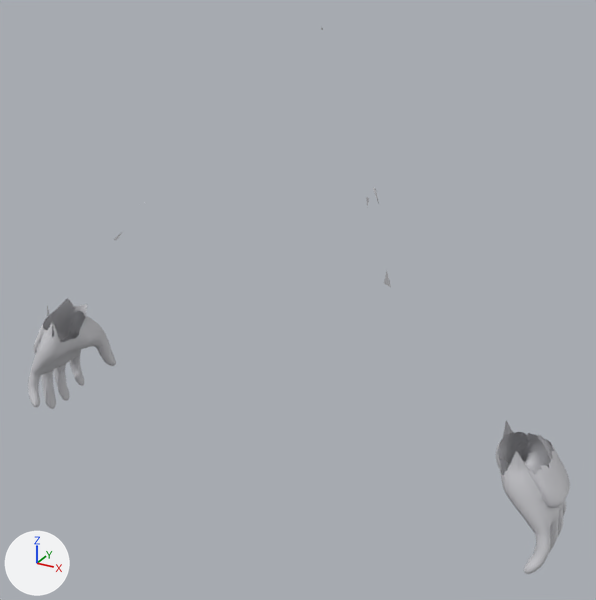
The glTF model public/v2-art/operator-kael-arms.glb, before and after one commit.
Camera for both pictures: a camera (50 mm lens) standing at (0.54, -1.089, 1.684) and looking at (-0.032, -0.047, 1.163). Lighting does not change. The marker at lower left points along +X, +Y and +Z. The picture after the commit comes second. Vertices at exactly the same position are counted once.

The first picture shows 'Kael_Source_Mesh'.
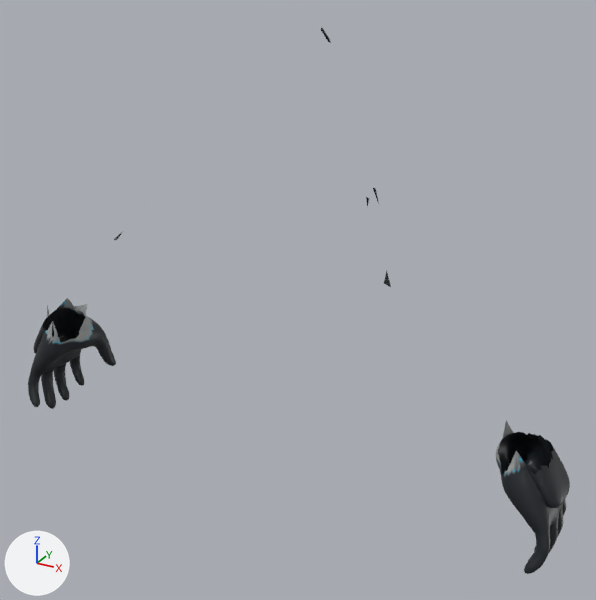
Diff of the bpy script that builds the scene:
```diff
--- a/public/v2-art/operator-kael-arms.glb.py
+++ b/public/v2-art/operator-kael-arms.glb.py
@@ img_kael_arms_orm @@
+img_kael_arms_orm = load_image('kael-arms-orm', '_unpacked/kael-arms-orm', 1024, 1024, 'Non-Color')
@@ img_kael_arms_basecolor @@
+img_kael_arms_basecolor = load_image('kael-arms-basecolor', '_unpacked/kael-arms-basecolor', 1024, 1024, 'sRGB')
@@ img_kael_arms_normal @@
+img_kael_arms_normal = load_image('kael-arms-normal', '_unpacked/kael-arms-normal', 1024, 1024, 'Non-Color')
@@ mat_kael_fp_arms_tactical @@
+mat_kael_fp_arms_tactical = bpy.data.materials.new('Kael_FP_Arms_Tactical')
+# uses the picture img_kael_arms_basecolor
+# uses the picture img_kael_arms_normal
+# uses the picture img_kael_arms_orm
@@ me_mesh_0 @@
 # used by ob_kael_source_mesh; location = (0.0, 0.0, 0.0)
 # verts and faces of me_mesh_0; kept vertices keep their numbers, new ones are numbered from 10246
 # before: 7948 (-0.004, -0.027, 1.567) at pixel (323, 30), 7949 (-0.003, -0.034, 1.572) at pixel (321, 27), 7950 (-0.001, -0.042, 1.569) at pixel (320, 29)
-me_mesh_0.from_pydata(...)  # 10246 vertices, 19720 faces; spans x -0.599..0.41, y -0.161..0.034, z 0.827..1.572
+me_mesh_0.from_pydata(...)  # 10249 vertices, 19727 faces; spans x -0.599..0.41, y -0.161..0.034, z 0.827..1.572
+# me_mesh_0 part 1
+verts[10246] = (0.007, -0.024, 1.551)  # pixel (331, 42)
+verts[10247] = (0.008, -0.031, 1.556)  # pixel (329, 39)
+verts[10248] = (0.011, -0.039, 1.553)  # pixel (328, 42)
+faces += [(7948, 10246, 7949), (7949, 10246, 10247), (7948, 7950, 10248), (7948, 10248, 10246), (7949, 10247, 7950), (7950, 10247, 10248)]
+faces += [(10246, 10248, 10247)]
+# me_mesh_0 part 2: 19720 faces spanning x -0.599..0.41, y -0.161..0.034, z 0.827..1.572 switch from mat_kael_dev_neutral (light grey #ceced3) to mat_kael_fp_arms_tactical
```

Location of each change, (x1, y1, x2, y2) in pixels of the pictures (596 x 600 px):
part 1 of me_mesh_0, added: after (321, 28, 331, 43)
part 2 of me_mesh_0, recoloured: before (28, 28, 570, 574); after (28, 188, 570, 574)
